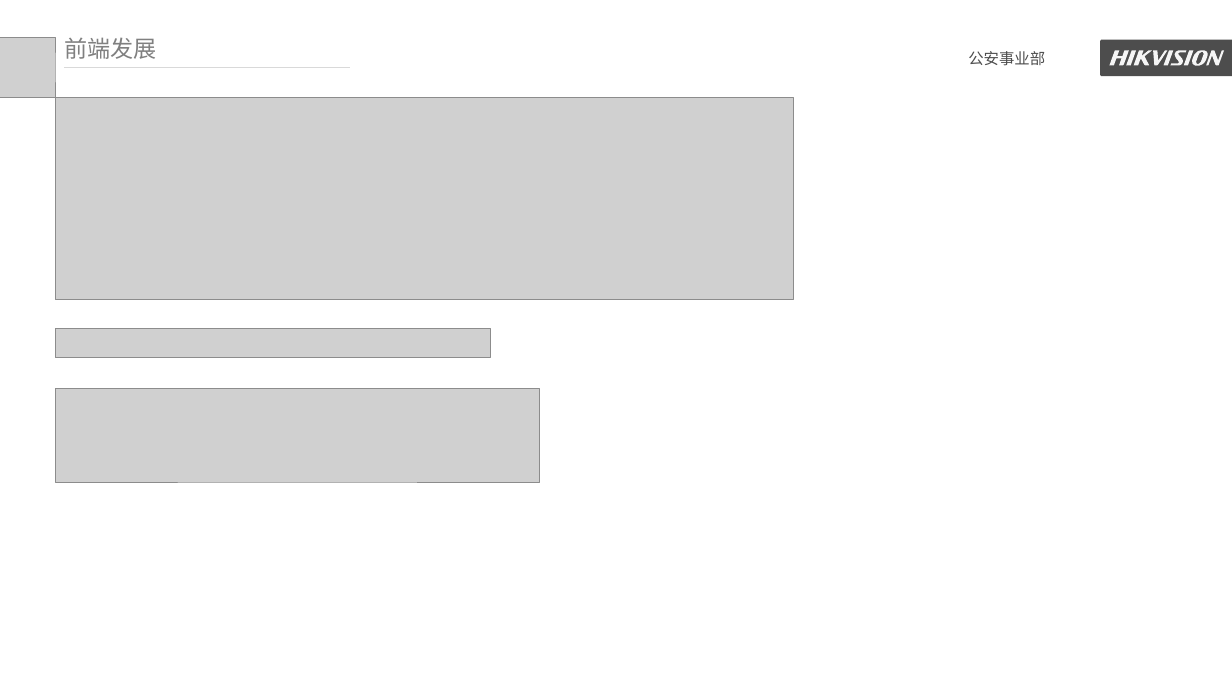
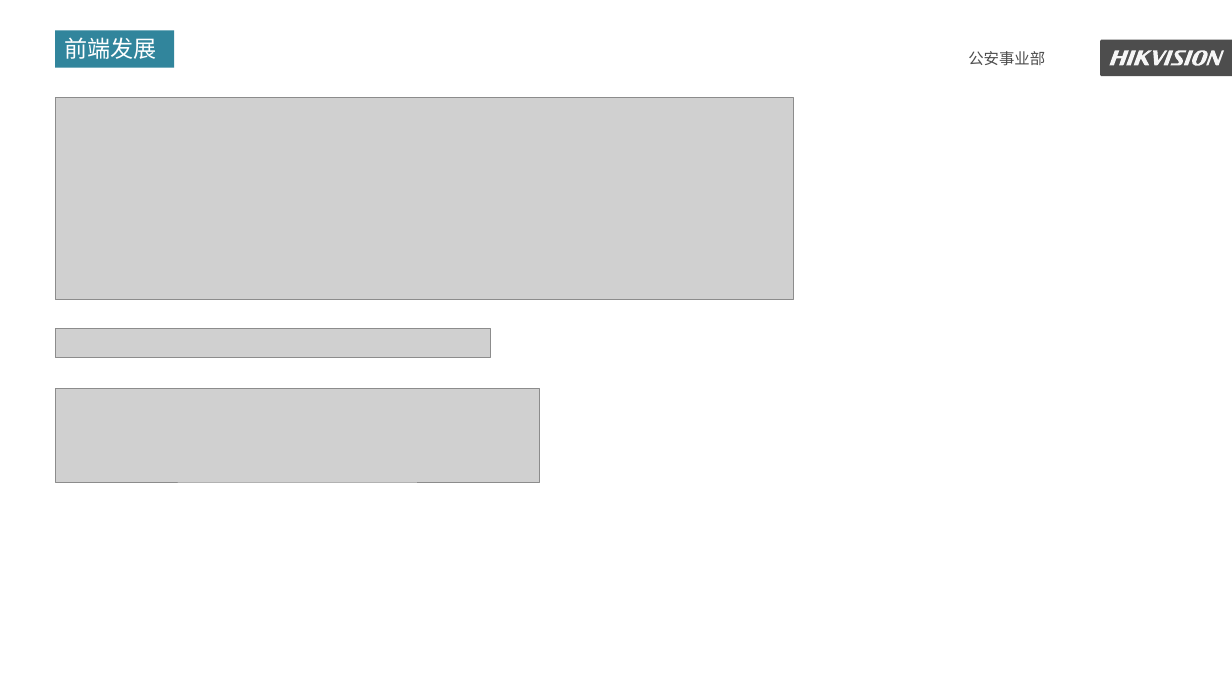
Before and after one commit to kaisajiang/Vue-Classroom, a slide deck: slide 10 of class1/Web前端框架介绍0.pptx. Drawn at 1232x693 pixels with LibreOffice and Linux fonts; fonts in the diff are those of the drawing; grey boxes stand for pictures. Boxes give left, top, right and bottom in pixels: in the first picture for what was removed or moved away, otherwise in the second. Text is boxed around its words. In the diff, an @@ line names an element or a change of style, - is before the commit and + after.

```diff
--- a/class1/Web前端框架介绍0.pptx
+++ b/class1/Web前端框架介绍0.pptx
@@ picture removed at [0,38,55,98] @@
@@ rectangle "前端发展": place and size @@
-rectangle "前端发展" at [64,37,156,59]
+rectangle "前端发展" at [55,30,175,67]
@@ rectangle "前端发展" at [55,30,175,67]: font Noto Sans CJK SC to Arial, text colour #808080 to #FFFFFF; fill none to #31859C @@
@@ line removed from (65, 67) to (350, 67) @@
```
Also in this commit, not shown: 36 other slides changed, 2 other files.
